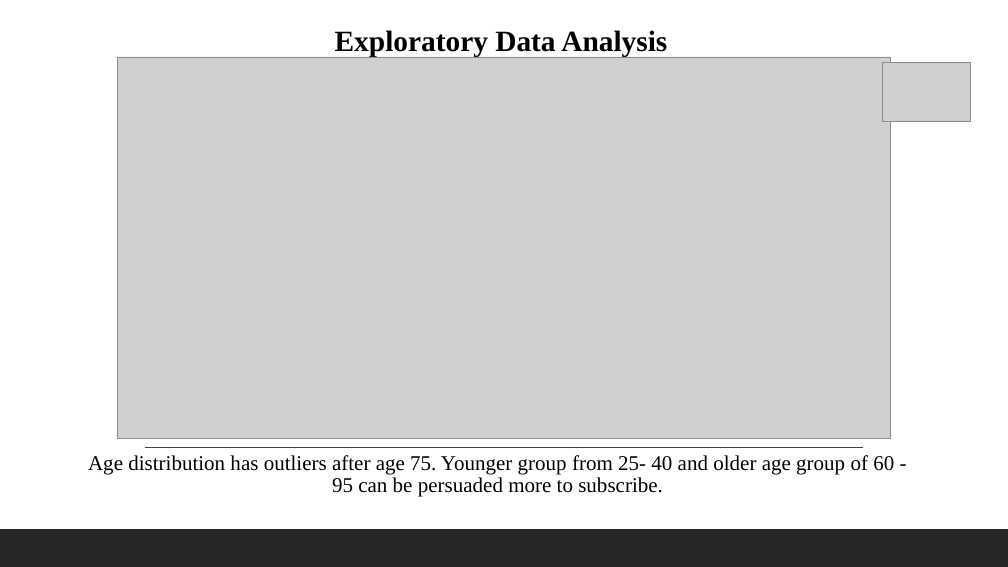
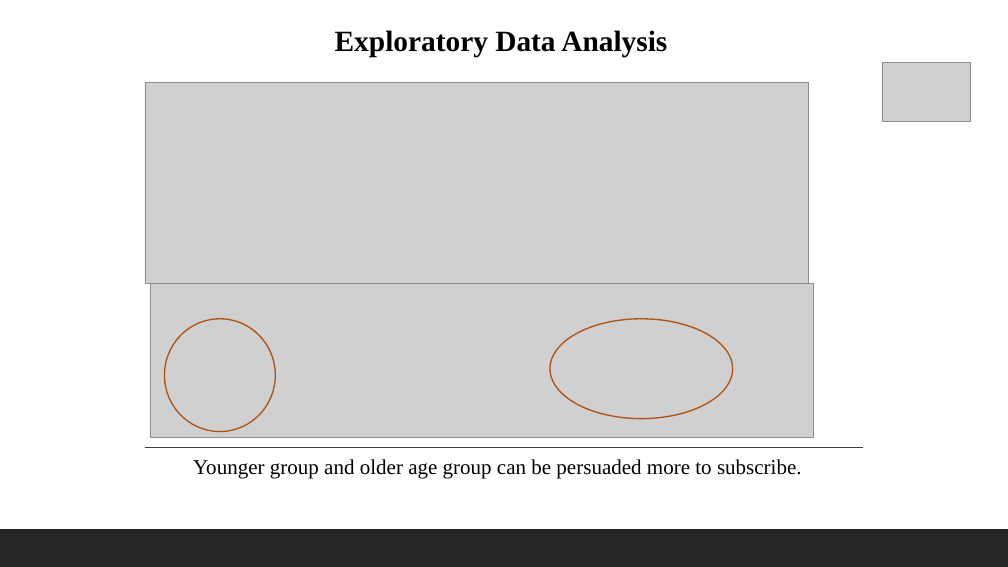
Before and after one commit to AnushaManjunath42/QL_Case_Study, a slide deck: slide 10 of DSA_CaseStudy_Anusha.pptx. Drawn at 1008x567 pixels with LibreOffice and Linux fonts; fonts in the diff are those of the drawing; grey boxes stand for pictures. Boxes give left, top, right and bottom in pixels: in the first picture for what was removed or moved away, otherwise in the second. Text is boxed around its words. In the diff, an @@ line names an element or a change of style, - is before the commit and + after.

```diff
--- a/DSA_CaseStudy_Anusha.pptx
+++ b/DSA_CaseStudy_Anusha.pptx
@@ picture removed at (117, 57, 891, 439) @@
@@ picture added at (145, 82, 809, 284) @@
@@ picture added at (150, 284, 814, 438) @@
@@ ellipse added at (164, 319, 275, 432), outline #AF5310 1.25 pt @@
@@ ellipse added at (551, 319, 734, 419), outline #AF5310 1.25 pt @@
@@ text at (193, 459, 802, 479): text changed @@
-Age distribution has outliers after age 75. Younger group from 25- 40 and older age group of 60 - 95 can be persuaded more to subscribe.
+Younger group and older age group can be persuaded more to subscribe.
```
Also in this commit, not shown: 11 other slides changed, 1 slide added, 1 slide removed.
